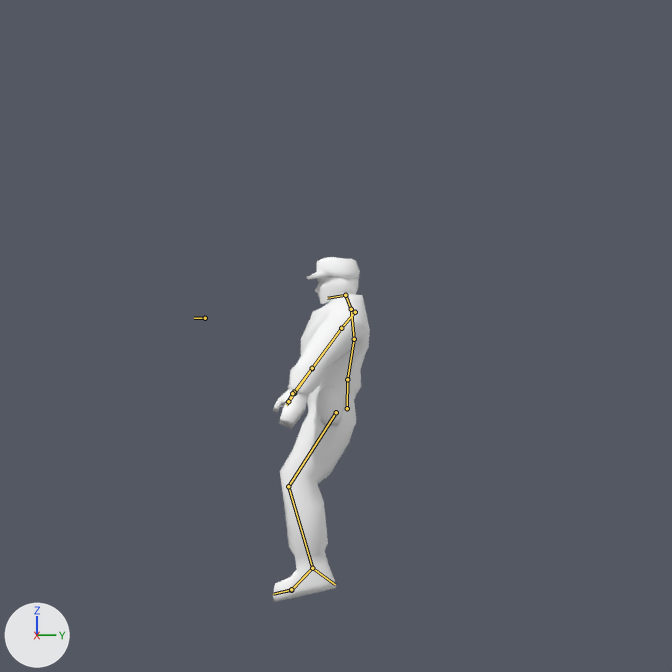
An edit to the Blender file trunk/data/blender/hero/heroken.blend, drawn before and after from the same camera.
Both versions are drawn from the file's camera 'Camera'. The axes (+X, +Y, +Z) are drawn at lower left. The lights are the same throughout. Both versions are drawn at the pose saved in each file; the numbers are the values there. The bones that bend it are drawn over the model as lines.
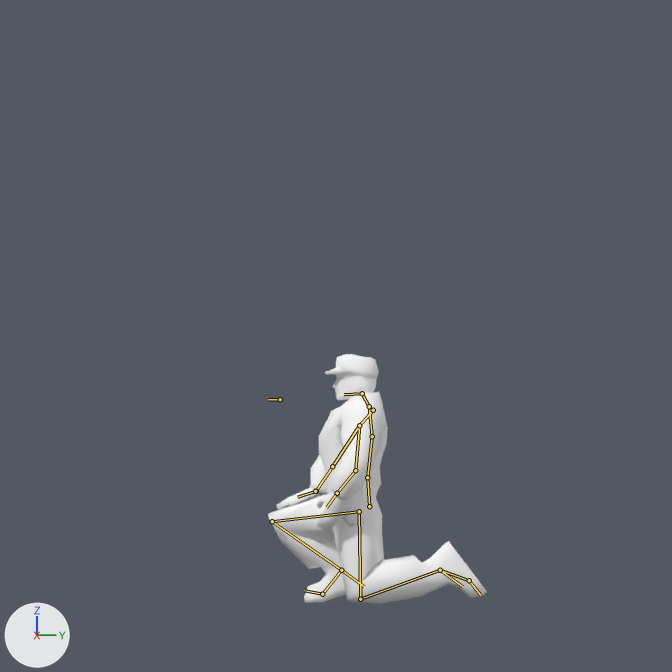
Location of each change, (x1, y1, x2, y2) in pixels of the pictures (672 x 672 px):
'Cube.019', posed (124% wider, 31% shorter)
    before: (273, 293, 370, 602)
    after: (268, 391, 487, 604)
'Cube.001', posed
    before: (306, 257, 360, 304)
    after: (325, 354, 379, 400)
bone 'Hip', root to tip
    before: (347, 408) to (347, 379)
    after: (369, 506) to (367, 477)
bone 'Rower Back', root to tip
    before: (347, 379) to (354, 339)
    after: (367, 477) to (372, 436)
bone 'Upper Back', root to tip
    before: (354, 339) to (351, 309)
    after: (372, 436) to (369, 406)
bone 'Neck', root to tip
    before: (351, 309) to (345, 295)
    after: (369, 406) to (362, 393)
bone 'Upper Arm.R', root to tip
    before: (341, 328) to (312, 368)
    after: (359, 425) to (332, 466)
bone 'Forearm.R', root to tip
    before: (312, 368) to (294, 393)
    after: (332, 466) to (316, 491)
bone 'Hand.R', root to tip
    before: (294, 393) to (286, 405)
    after: (316, 491) to (297, 497)
bone 'Upper Arm.L', root to tip
    before: (341, 328) to (312, 368)
    after: (359, 425) to (355, 470)
bone 'Forearm.L', root to tip
    before: (312, 368) to (294, 392)
    after: (355, 470) to (337, 493)
bone 'Hand.L', root to tip
    before: (294, 392) to (286, 403)
    after: (337, 493) to (326, 507)
bone 'Upper Leg.R', root to tip
    before: (336, 412) to (288, 486)
    after: (359, 511) to (272, 521)
bone 'Foot.R', root to tip
    before: (312, 568) to (291, 590)
    after: (341, 570) to (322, 594)
bone 'Toes.R', root to tip
    before: (291, 590) to (273, 594)
    after: (322, 594) to (304, 590)
bone 'Upper Leg.L', root to tip
    before: (336, 412) to (288, 486)
    after: (359, 511) to (360, 599)
bone 'Foot.L', root to tip
    before: (312, 568) to (291, 589)
    after: (440, 570) to (469, 580)
bone 'IK_Forearm.L', root to tip
    before: (292, 393) to (292, 395)
    after: (337, 493) to (337, 495)
bone 'IK_Forearm.R', root to tip
    before: (288, 401) to (288, 403)
    after: (315, 491) to (315, 493)
bone 'IK_Lower Leg.R', root to tip
    before: (312, 568) to (335, 584)
    after: (341, 570) to (364, 586)
bone 'IK_Lower Leg.L', root to tip
    before: (312, 568) to (335, 584)
    after: (440, 570) to (462, 586)
bone 'HeadIK', root to tip
    before: (205, 318) to (194, 318)
    after: (280, 399) to (268, 399)

The edits, one by one:
Bone 'Hip' (bone_hip) moves from (0.056, -0.062, 0.005) to (0.0, -1.341, -0.195).
Bone 'Hip' (bone_hip) turns from (-6, 0, 0) to (0, 0, 0) degrees about its own x, y and z.
Bone 'Rower Back' (bone_rower_back) turns from (9, 0, 0) to (6, 0, 0) degrees about its own x, y and z.
Bone 'Upper Back' (bone_upper_back) turns from (3, 0, 0) to (0, 0, 0) degrees about its own x, y and z.
Bone 'Neck' (bone_neck) turns from (-16, 1, 2) to (-9, 0, 0) degrees about its own x, y and z.
Bone 'Upper Arm.R' (bone_upper_arm_r) turns from (47, -52, -138) to (0, 0, 0) degrees about its own x, y and z.
Bone 'Forearm.R' (bone_forearm_r) turns from (-13, -6, 5) to (0, 0, 0) degrees about its own x, y and z.
Bone 'Hand.R' (bone_hand_r) turns from (27, 1, -18) to (51, -18, -36) degrees about its own x, y and z.
Bone 'Upper Arm.L' (bone_upper_arm_l) turns from (50, 54, 135) to (0, 0, 0) degrees about its own x, y and z.
Bone 'Forearm.L' (bone_forearm_l) turns from (-12, -1, -6) to (0, 0, 0) degrees about its own x, y and z.
Bone 'Hand.L' (bone_hand_l) turns from (25, 0, 20) to (-2, -24, 2) degrees about its own x, y and z.
Bone 'Upper Leg.R' (bone_upper_leg_r) turns from (-4, -22, -2) to (-3, -18, -1) degrees about its own x, y and z.
Bone 'Foot.R' (bone_foot_r) turns from (6, 6, 20) to (-27, 0, 11) degrees about its own x, y and z.
Bone 'Toes.R' (bone_toes_r) turns from (0, 0, 0) to (30, -4, 4) degrees about its own x, y and z.
Bone 'Upper Leg.L' (bone_upper_leg_l) turns from (-4, 22, 2) to (0, -2, 14) degrees about its own x, y and z.
Bone 'Foot.L' (bone_foot_l) turns from (6, -6, -21) to (27, 4, -9) degrees about its own x, y and z.
Bone 'IK_Forearm.L' (bone_ik_forearm_l) moves from (-0.584, -0.957, 0.627) to (-0.616, -2.254, 0.052).
Bone 'IK_Forearm.R' (bone_ik_forearm_r) moves from (0.693, -1.073, 0.678) to (1.144, -2.298, 0.329).
Bone 'IK_Lower Leg.R' (bone_ik_lower_leg_r) moves from (0.265, -0.383, -0.128) to (0.2, -0.069, 0.071).
Bone 'IK_Lower Leg.L' (bone_ik_lower_leg_l) moves from (-0.265, -0.383, -0.128) to (-0.272, 0.951, 0.831).
Bone 'HeadIK' (bone_headik) moves from (-0.037, 1.541, -0.338) to (0.0, 0.575, -1.389).
